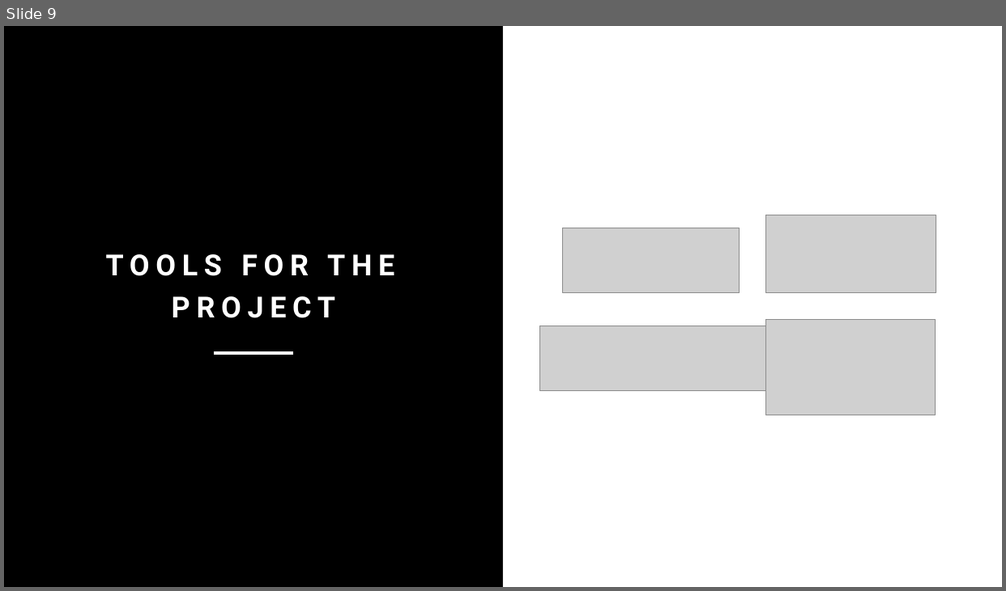
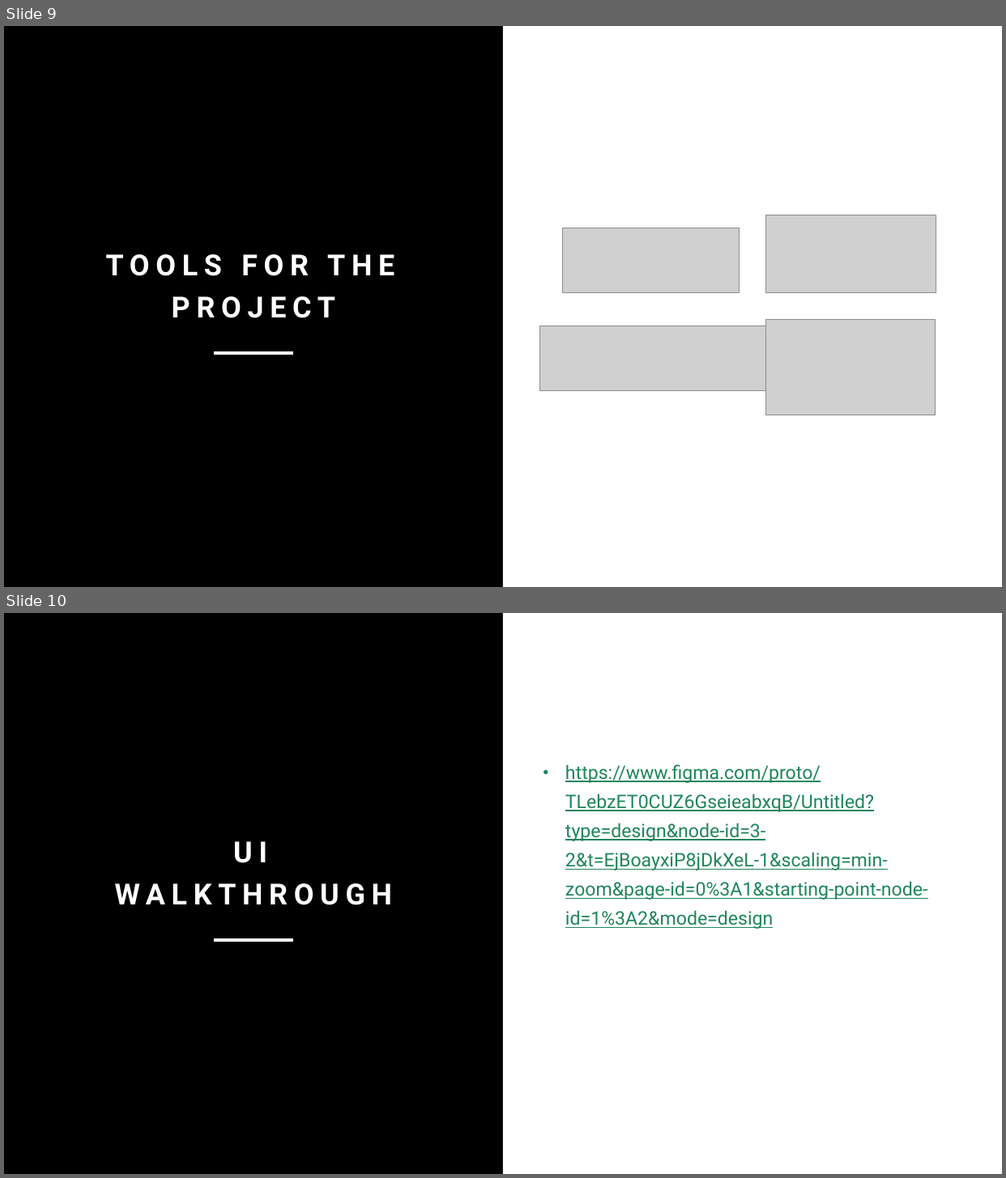
Before and after one commit to Naveavra/VoiceCoach, a slide deck: Docs/Voice Coach-presentation.pptx. Shown one above the other, each under a label of ours: slide 9 before the commit, slides 9 and 10 after it. The pictures are 1006x591 and 1006x1178 pixels, drawn with LibreOffice and Linux fonts; fonts in the diff are those of the drawing; grey boxes stand for pictures. Boxes give left, top, right and bottom in pixels: in the first picture for what was removed or moved away, otherwise in the second. Text is boxed around its words. In the diff, an @@ line names an element or a change of style, - is before the commit and + after.

```diff
--- a/Docs/Voice Coach-presentation.pptx
+++ b/Docs/Voice Coach-presentation.pptx
@@ slide 10 added at bbox=[4, 613, 1002, 1174], background #000000 @@
@@ rectangle added at bbox=[503, 613, 1002, 1174], fill #FFFFFF @@
@@ text added at bbox=[565, 764, 927, 929], 18 pt, text #1F855C, underline @@
+• https://www.figma.com/proto/TLebzET0CUZ6GseieabxqB/Untitled?type=design&node-id=3-2&t=EjBoayxiP8jDkXeL-1&scaling=min-zoom&page-id=0%3A1&starting-point-node-id=1%3A2&mode=design
@@ title added at bbox=[115, 841, 393, 905], 28 pt, text #FFFFFF, bold @@
+UI WALKTHROUGH
@@ line added from (214, 940) to (293, 940), #FFFFFF 2.5 pt @@
```
Also in this commit, not shown: 2 slides changed.
